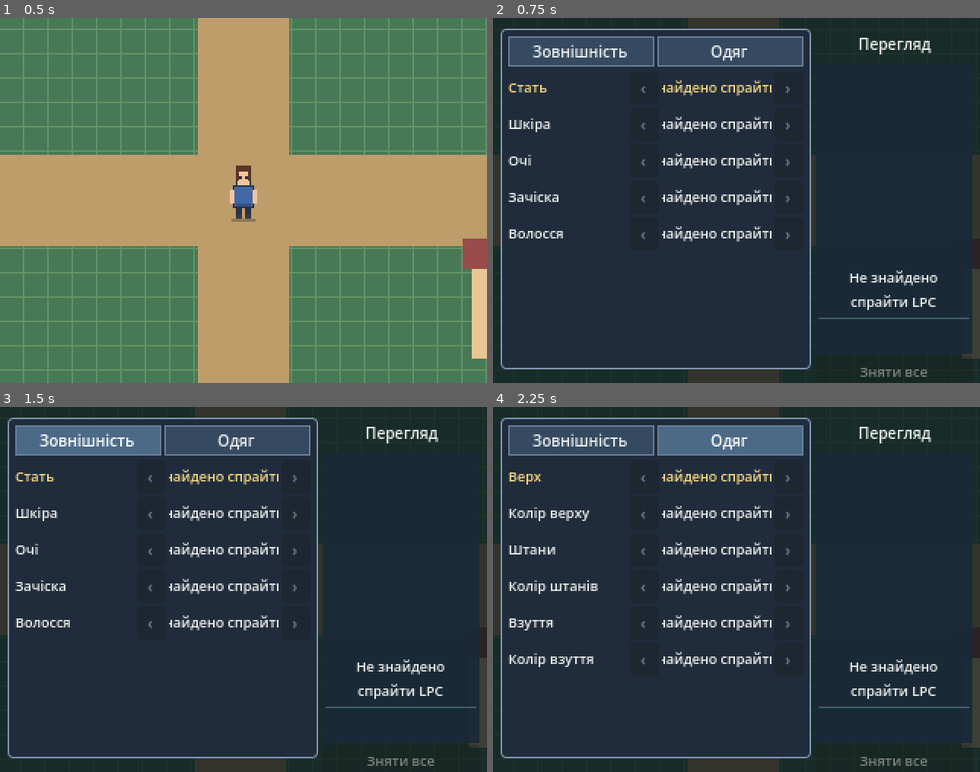
Above: before the commit, frames 1-4 (two rows, left to right).
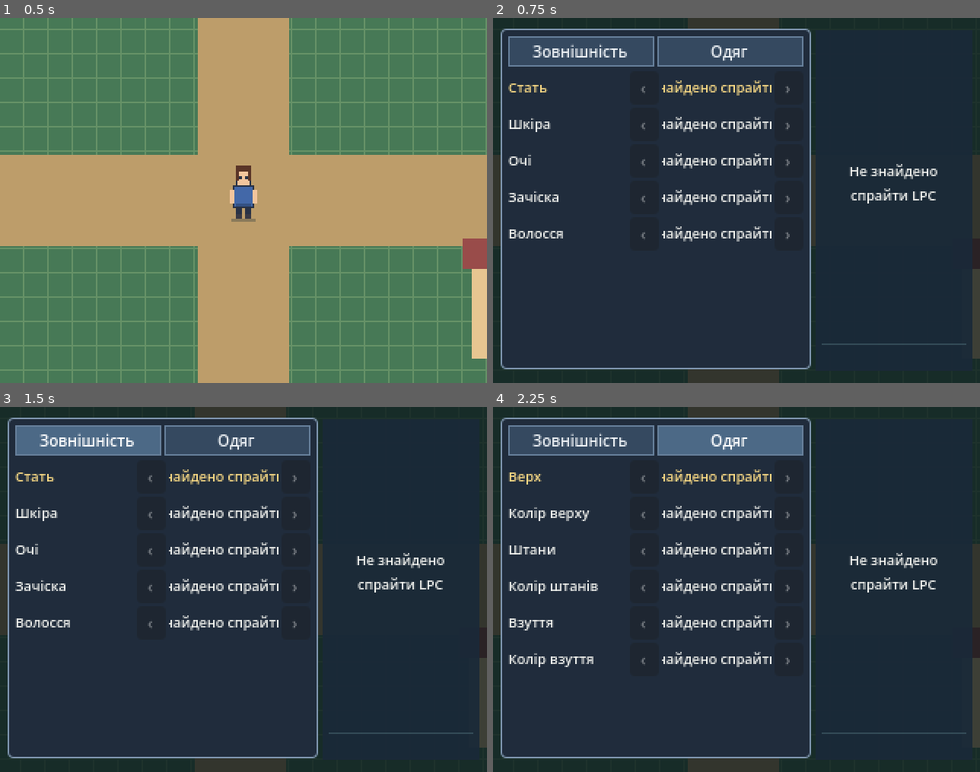
Above: after the commit, the same moments.

Repository: PylSerg/skyval-godot
Game: Godot game, scene res://prototype/camera_test.tscn
Same seed, same stepped clock (60 frames per second), same inputs: the game is played once before the commit and once after it.
Inputs (mouse positions are in pixels of both pictures, inside the frame that each line leads up to):
- Up to frame 1 (0.5 s): no input
- Up to frame 2 (0.75 s): tap Enter at 0.5 s; move the mouse to (843, 182) at 0.52 s; hold Right (ui_right) from 0.53 s (still down); tap C at 0.6 s; click (843, 182) at 0.67 s
- Up to frame 3 (1.5 s): tap Space at 0.77, 1.07 s; tap Enter at 0.8 s; release Right (ui_right) at 1.25 s; click "Зовнішність" at 1.25 s
- Up to frame 4 (2.25 s): click "Одяг" at 2 s

Frame 1 is identical in both runs. In frame 2, 1.8% of the frame differs, in the area x 66-99%, y 5-99%; in frame 3, 1.8%; in frame 4, 1.8%.

Commit message:
Enlarge portrait to 3x and rotate with right stick; remove creator clutter

Diff:
--- a/localization/strings.json
+++ b/localization/strings.json
@@ -5,7 +5,6 @@
     "ui.clothes": "Одяг",
     "ui.close": "Закрити",
     "ui.language": "Мова",
-    "ui.preview": "Перегляд",
     "ui.missing_lpc": "Не знайдено спрайти LPC",
     "ui.previous": "‹",
     "ui.next": "›",
@@ -66,12 +65,7 @@
     "value.hair_style.curtains": "Із проділом",
     "value.hair_style.mop": "Густа",
     "value.hair_style.spiked": "Їжачок",
-    "ui.remove_all": "Зняти все",
-    "ui.restore_outfit": "Одягнути",
-    "value.clothing.none": "Немає",
-    "ui.gamepad_navigation": "D-pad ↑↓ вибір   ←→ зміна",
-    "ui.gamepad_tabs": "L1/R1 вкладки   B закрити",
-    "ui.gamepad_actions": "SELECT мова   Y одяг"
+    "value.clothing.none": "Немає"
   },
   "en": {
     "ui.title": "Character",
@@ -79,7 +73,6 @@
     "ui.clothes": "Clothes",
     "ui.close": "Close",
     "ui.language": "Language",
-    "ui.preview": "Preview",
     "ui.missing_lpc": "LPC sprites not found",
     "ui.previous": "‹",
     "ui.next": "›",
@@ -140,11 +133,6 @@
     "value.hair_style.curtains": "Curtains",
     "value.hair_style.mop": "Mop",
     "value.hair_style.spiked": "Spiked",
-    "ui.remove_all": "Remove all",
-    "ui.restore_outfit": "Get dressed",
-    "value.clothing.none": "None",
-    "ui.gamepad_navigation": "D-pad ↑↓ select   ←→ change",
-    "ui.gamepad_tabs": "L1/R1 tabs   B close",
-    "ui.gamepad_actions": "SELECT language   Y outfit"
+    "value.clothing.none": "None"
   }
 }
--- a/ui/character_creator.gd
+++ b/ui/character_creator.gd
@@ -31,13 +31,8 @@
 var _tab_appearance: Button
 var _tab_clothes: Button
 var _rows: VBoxContainer
-var _hint_navigation: Label
-var _hint_tabs: Label
-var _hint_actions: Label
-var _preview_title: Label
 var _preview: Control
 var _missing_label: Label
-var _wardrobe_button: Button
 var _value_labels: Dictionary = {}
 var _locale: Node
 
@@ -57,7 +52,6 @@
 
     _locale.connect("language_changed", Callable(self, "_refresh_text"))
     _build_interface()
-    Input.joy_connection_changed.connect(_on_joy_connection_changed)
     _root.hide()
 
 func _tr(key: String) -> String:
@@ -86,7 +80,7 @@
             get_viewport().set_input_as_handled()
         return
 
-    if key != KEY_C and key != KEY_ESCAPE and key != KEY_UP  …(155 unchanged characters)… KEY_E and key != KEY_TAB and key != KEY_T and key != KEY_R:
+    if key != KEY_C and key != KEY_ESCAPE and key != KEY_UP  …(155 unchanged characters)… KEY_E and key != KEY_TAB and key != KEY_I and key != KEY_J and key != KEY_K and key != KEY_L:
         return
 
     # Even a rejected bounce must not fall through to Godot UI navigation.
@@ -114,10 +108,14 @@
             _set_page(0)
         KEY_E, KEY_TAB:
             _set_page(1 if key == KEY_E else 1 - _page)
-        KEY_T:
-            _locale.call("toggle_language")
-        KEY_R:
-            _toggle_all_clothes()
+        KEY_I:
+            _preview.show_direction(Vector2.UP)
+        KEY_J:
+            _preview.show_direction(Vector2.LEFT)
+        KEY_K:
+            _preview.show_direction(Vector2.DOWN)
+        KEY_L:
+            _preview.show_direction(Vector2.RIGHT)
 
 # Native gamepad buttons, using Godot's SDL-standard button indices.
 # A press is accepted only once until its matching release arrives.
@@ -141,14 +139,10 @@
             _set_open(false)
         JOY_BUTTON_A:
             _adjust_selected(1)
-        JOY_BUTTON_Y:
-            _toggle_all_clothes()
         JOY_BUTTON_LEFT_SHOULDER:
             _set_page(0)
         JOY_BUTTON_RIGHT_SHOULDER:
             _set_page(1)
-        JOY_BUTTON_BACK:
-            _locale.call("toggle_language")
         JOY_BUTTON_DPAD_UP:
             _move_selection(-1)
         JOY_BUTTON_DPAD_DOWN:
@@ -165,6 +159,15 @@
 # The lower release threshold prevents drift from triggering repeated actions.
 func _handle_joy_axis(event: InputEventJoypadMotion) -> void:
     if not _opened:
+        return
+    if event.axis == JOY_AXIS_RIGHT_X or event.axis == JOY_AXIS_RIGHT_Y:
+        # View-only rotation. Never change the paused in-world player.
+        var look: Vector2 = Vector2(
+            Input.get_joy_axis(event.device, JOY_AXIS_RIGHT_X),
+            Input.get_joy_axis(event.device, JOY_AXIS_RIGHT_Y)
+        )
+        _preview.show_direction(look)
+        get_viewport().set_input_as_handled()
         return
     if event.axis != JOY_AXIS_LEFT_X and event.axis != JOY_AXIS_LEFT_Y:
         return
@@ -277,48 +280,18 @@
     _rows.size_flags_vertical = Control.SIZE_EXPAND_FILL
     stack.add_child(_rows)
 
-    var hint_lines := VBoxContainer.new()
-    hint_lines.add_theme_constant_override("separation", 0)
-    stack.add_child(hint_lines)
-
-    _hint_navigation = _label(8)
-    _hint_navigation.horizontal_alignment = HORIZONTAL_ALIGNMENT_CENTER
-    hint_lines.add_child(_hint_navigation)
-
-    _hint_tabs = _label(8)
-    _hint_tabs.horizontal_alignment = HORIZONTAL_ALIGNMENT_CENTER
-    hint_lines.add_child(_hint_tabs)
-
-    _hint_actions = _label(8)
-    _hint_actions.horizontal_alignment = HORIZONTAL_ALIGNMENT_CENTER
-    hint_lines.add_child(_hint_actions)
-
-    _preview_title = _label(10)
-    _preview_title.position = Vector2(212, 10)
-    _preview_title.size = Vector2(104, 16)
-    _preview_title.horizontal_alignment = HORIZONTAL_ALIGNMENT_CENTER
-    _root.add_child(_preview_title)
-
+    # Use the full right column; the portrait itself is drawn at 3×.
     _preview = PreviewScript.new() as Control
-    _preview.position = Vector2(212, 30)
-    _preview.size = Vector2(103, 191)
+    _preview.position = Vector2(212, 8)
+    _preview.size = Vector2(103, 224)
     _root.add_child(_preview)
 
     _missing_label = _label(9)
-    _missing_label.position = Vector2(214, 164)
-    _missing_label.size = Vector2(99, 45)
+    _missing_label.position = Vector2(214, 94)
+    _missing_label.size = Vector2(99, 46)
     _missing_label.autowrap_mode = TextServer.AUTOWRAP_WORD_SMART
     _missing_label.horizontal_alignment = HORIZONTAL_ALIGNMENT_CENTER
     _root.add_child(_missing_label)
-
-    # The bottom of the preview has 19 free logical pixels at 320x240.
-    # Keep this action outside the dense six-row clothing form.
-    _wardrobe_button = _button()
-    _wardrobe_button.position = Vector2(212, 222)
-    _wardrobe_button.size = Vector2(103, 16)
-    _wardrobe_button.add_theme_font_size_override("font_size", 9)
-    _root.add_child(_wardrobe_button)
-    _wardrobe_button.pressed.connect(_toggle_all_clothes)
 
     _refresh_text()
 
@@ -358,32 +331,15 @@
     _selected_index = 0
     _refresh_text()
 
-func _on_joy_connection_changed(_device: int, _connected: bool) -> void:
-    _refresh_controller_hints()
-
-func _refresh_controller_hints() -> void:
-    # PortMaster uses keyboard emulation. USB controllers are detected
-    # through Godot; keyboard-only desktop play gets no gamepad hints.
-    var show_hints: bool = _keyboard_emulated_gamepad or not Input.get_connected_joypads().is_empty()
-    _hint_navigation.visible = show_hints
-    _hint_tabs.visible = show_hints
-    _hint_actions.visible = show_hints
-
 func _refresh_text() -> void:
     if _tab_appearance == null:
         return
     _tab_appearance.text = _tr("ui.appearance")
     _tab_clothes.text = _tr("ui.clothes")
-    _hint_navigation.text = _tr("ui.gamepad_navigation")
-    _hint_tabs.text = _tr("ui.gamepad_tabs")
-    _hint_actions.text = _tr("ui.gamepad_actions")
-    _refresh_controller_hints()
-    _preview_title.text = _tr("ui.preview")
     _missing_label.text = _tr("ui.missing_lpc")
     _missing_label.visible = not avatar.has_lpc_character()
     _preview.set("character", avatar.get_lpc_character())
     _preview.queue_redraw()
-    _refresh_wardrobe_button()
     _rebuild_rows()
 
 func _rebuild_rows() -> void:
@@ -444,24 +400,13 @@
         return _tr("value." + key + "." + value.replace("/", "_"))
     return _tr("color." + value)
 
-func _refresh_wardrobe_button() -> void:
-    if _wardrobe_button == null:
-        return
-    _wardrobe_button.disabled = not avatar.has_lpc_character()
-    _wardrobe_button.text = _tr("ui.restore_outfit") if avatar.is_lpc_fully_undressed() else _tr("ui.remove_all")
-
 func _refresh_options() -> void:
     # Refresh live labels rather than rebuilding rows, preserving button focus.
     for option_key in _value_labels.keys():
         var field_label: Label = _value_labels[option_key] as Label
         if is_instance_valid(field_label):
             field_label.text = _localized_value(str(option_key))
-    _refresh_wardrobe_button()
     _preview.queue_redraw()
-
-func _toggle_all_clothes() -> void:
-    if avatar.toggle_lpc_all_clothes():
-        _refresh_options()
 
 func _adjust(key: String, direction: int, index: int = -1) -> void:
     if index >= 0:
--- a/ui/character_preview.gd
+++ b/ui/character_preview.gd
@@ -1,17 +1,34 @@
 extends Control
-## Live pixel-art preview of the actual LPC layers, drawn without loading
-## extra copies of the massive source sheets.
+## Large, pixel-crisp LPC portrait. Turn independently from the paused
+## in-world avatar using the right stick (PortMaster translates it to I/J/K/L).
+
+const DIRECTIONS := ["s", "w", "e", "n"]
+const PREVIEW_SCALE := 3.0
+const STICK_DEADZONE := 0.55
 
 var character: Node2D = null
+var facing: int = 0
 
 func _ready() -> void:
     mouse_filter = Control.MOUSE_FILTER_IGNORE
     texture_filter = CanvasItem.TEXTURE_FILTER_NEAREST
+    clip_contents = true
+
+func show_direction(direction: Vector2) -> void:
+    if direction.length_squared() < STICK_DEADZONE * STICK_DEADZONE:
+        return
+    var next_facing: int = facing
+    if absf(direction.x) > absf(direction.y):
+        next_facing = 2 if direction.x > 0.0 else 1
+    else:
+        next_facing = 0 if direction.y > 0.0 else 3
+    if next_facing != facing:
+        facing = next_facing
+        queue_redraw()
 
 func _draw() -> void:
     draw_rect(Rect2(Vector2.ZERO, size), Color(0.10, 0.16, 0.22, 0.92))
-    draw_rect(Rect2(2, size.y - 24, size.x - 4, 1), Color(0.30, 0.43, 0.47, 0.8))
-
+    draw_rect(Rect2(4, size.y - 18, size.x - 8, 1), Color(0.30, 0.43, 0.47, 0.50))
     if character == null or not is_instance_valid(character):
         return
 
@@ -23,14 +40,15 @@
         return a.z_index < b.z_index
     )
 
-    # Full 64px LPC cells are shown at 2x scale without interpolation.
-    draw_set_transform(Vector2(size.x * 0.5, 127), 0.0, Vector2(2.0, 2.0))
+    var animation: StringName = StringName("idle-" + DIRECTIONS[facing])
+    var origin: Vector2 = Vector2(roundf(size.x * 0.5), roundf(size.y * 0.69))
+    draw_set_transform(origin, 0.0, Vector2(PREVIEW_SCALE, PREVIEW_SCALE))
     for sprite in layers:
-        if sprite.sprite_frames == null:
+        if sprite.sprite_frames == null or not sprite.sprite_frames.has_animation(animation):
             continue
-        if sprite.sprite_frames.get_frame_count(sprite.animation) <= sprite.frame:
+        if sprite.sprite_frames.get_frame_count(animation) < 1:
             continue
-        var texture: Texture2D = sprite.sprite_frames.get_frame_texture(sprite.animation, sprite.frame)
+        var texture: Texture2D = sprite.sprite_frames.get_frame_texture(animation, 0)
         if texture != null:
             draw_texture(texture, sprite.offset)
     draw_set_transform(Vector2.ZERO, 0.0, Vector2.ONE)
Not shown, changed: portmaster/skyval.gptk
